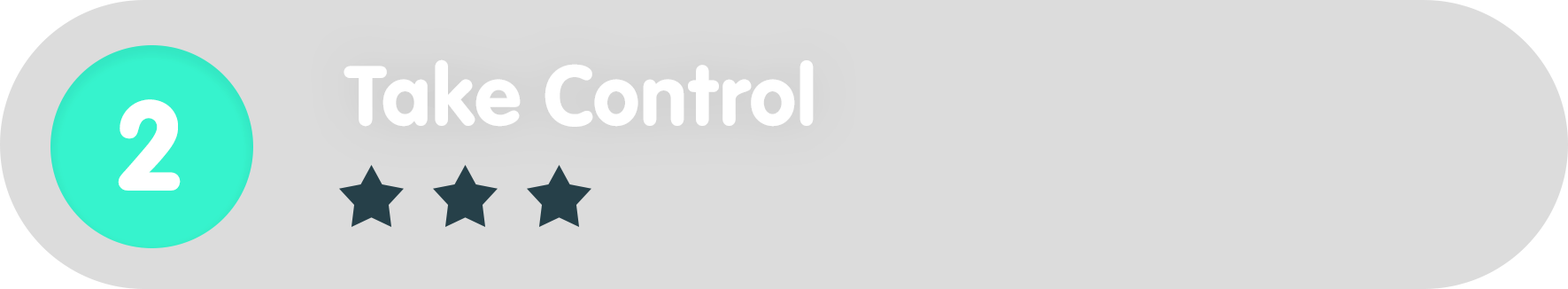
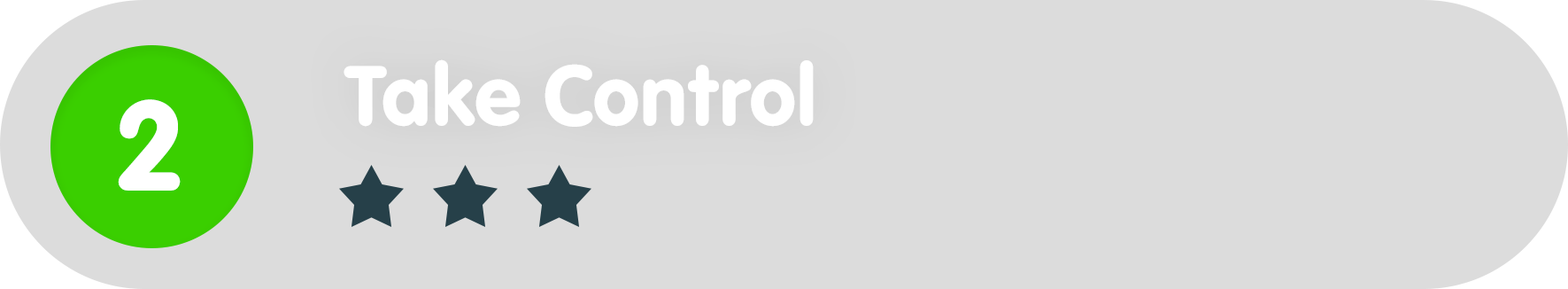
The second 1568x289 image is a revision of the first. Changes to its layers:
painted on "Ellipse_green" over [50, 45, 254, 248]
